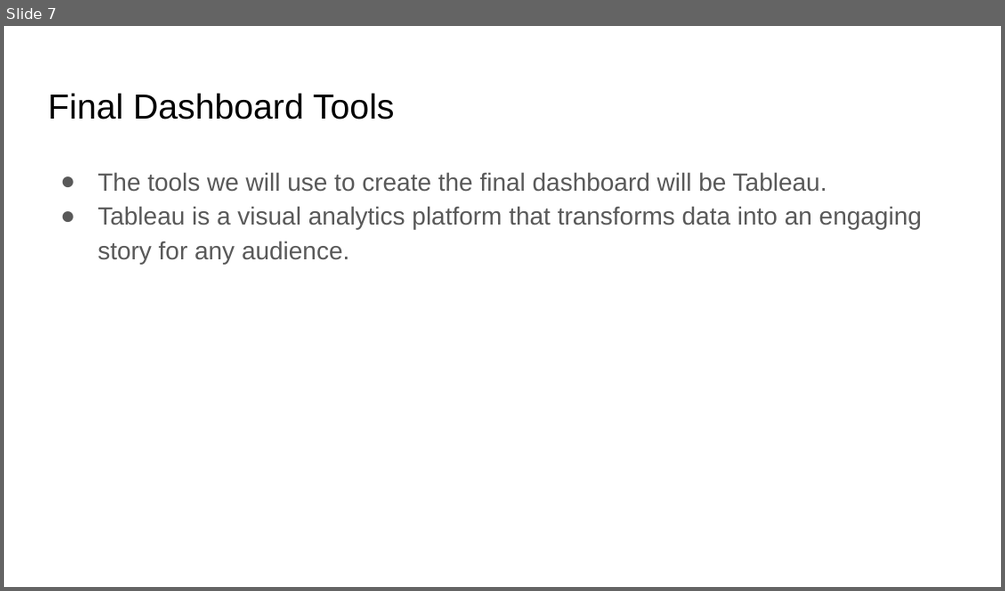
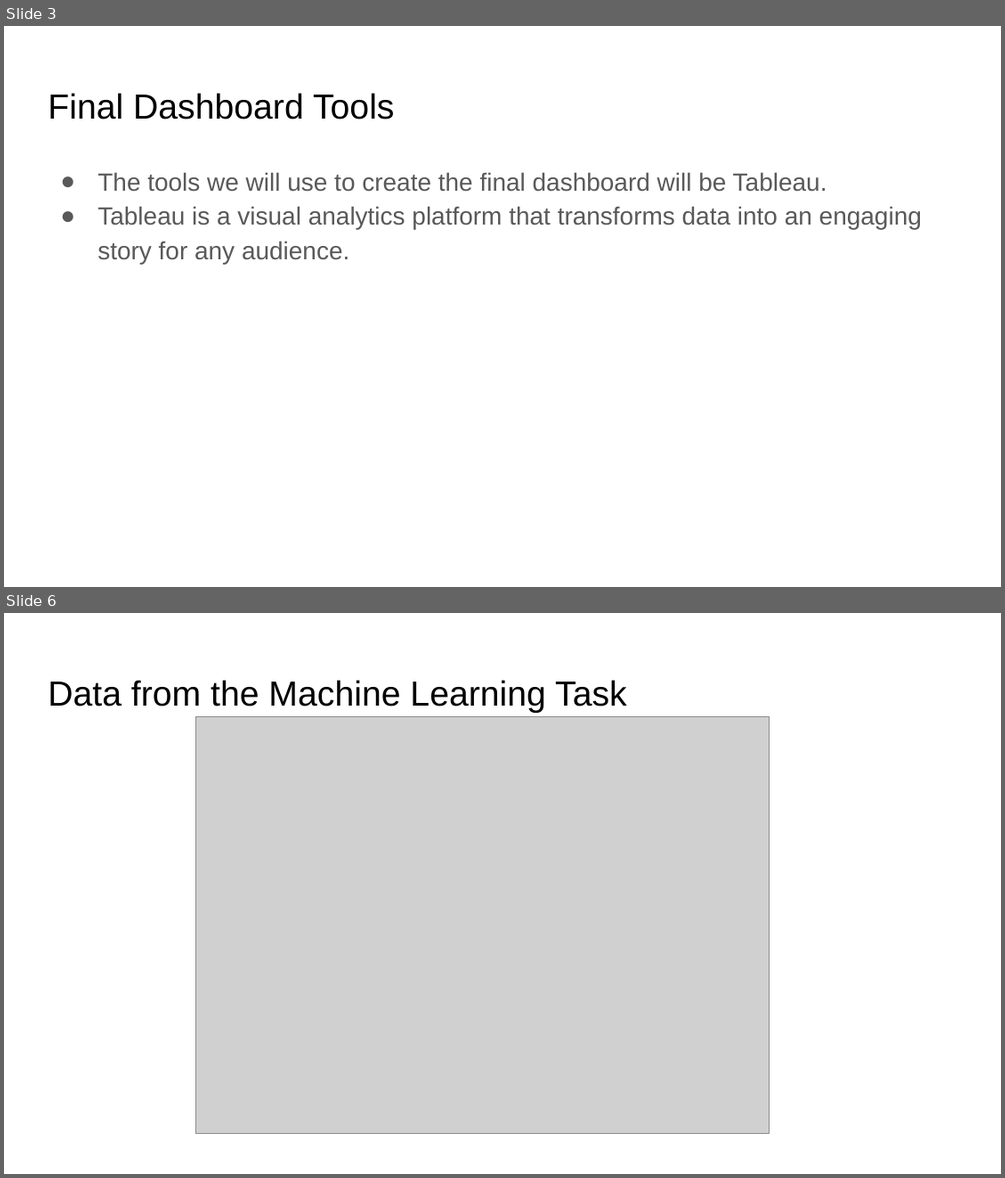
Before and after one commit to Tony-Lew/Team_3_Project, a slide deck: Dashboard Blueprint.pptx. Shown one above the other, each under a label of ours: slide 7 before the commit, slides 3 and 6 after it; the slides between them are not shown. The pictures are 1005x591 and 1005x1178 pixels, drawn with LibreOffice and Linux fonts; fonts in the diff are those of the drawing; grey boxes stand for pictures. Boxes give left, top, right and bottom in pixels: in the first picture for what was removed or moved away, otherwise in the second. Text is boxed around its words. In the diff, an @@ line names an element or a change of style, - is before the commit and + after.

```diff
--- a/Dashboard Blueprint.pptx
+++ b/Dashboard Blueprint.pptx
@@ slide 6 added at (4, 613, 1001, 1174), background #FFFFFF @@
@@ title added at (48, 680, 627, 713), 25.2 pt, text #000000 @@
+Data from the Machine Learning Task
@@ picture added at (196, 716, 769, 1134) @@
@@ what was slide 7 is now slide 3 @@
```
Also in this commit, not shown: 1 slide changed, 5 other slides added, 5 slides removed.
